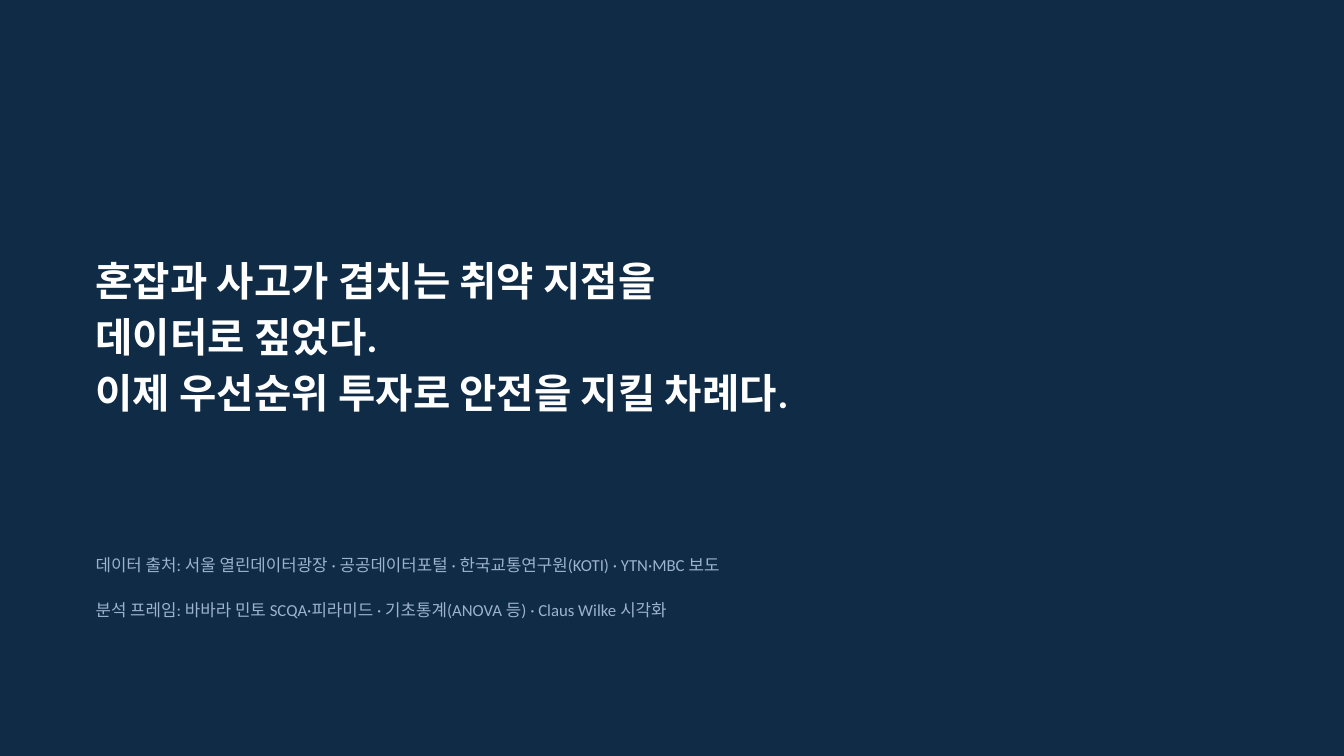
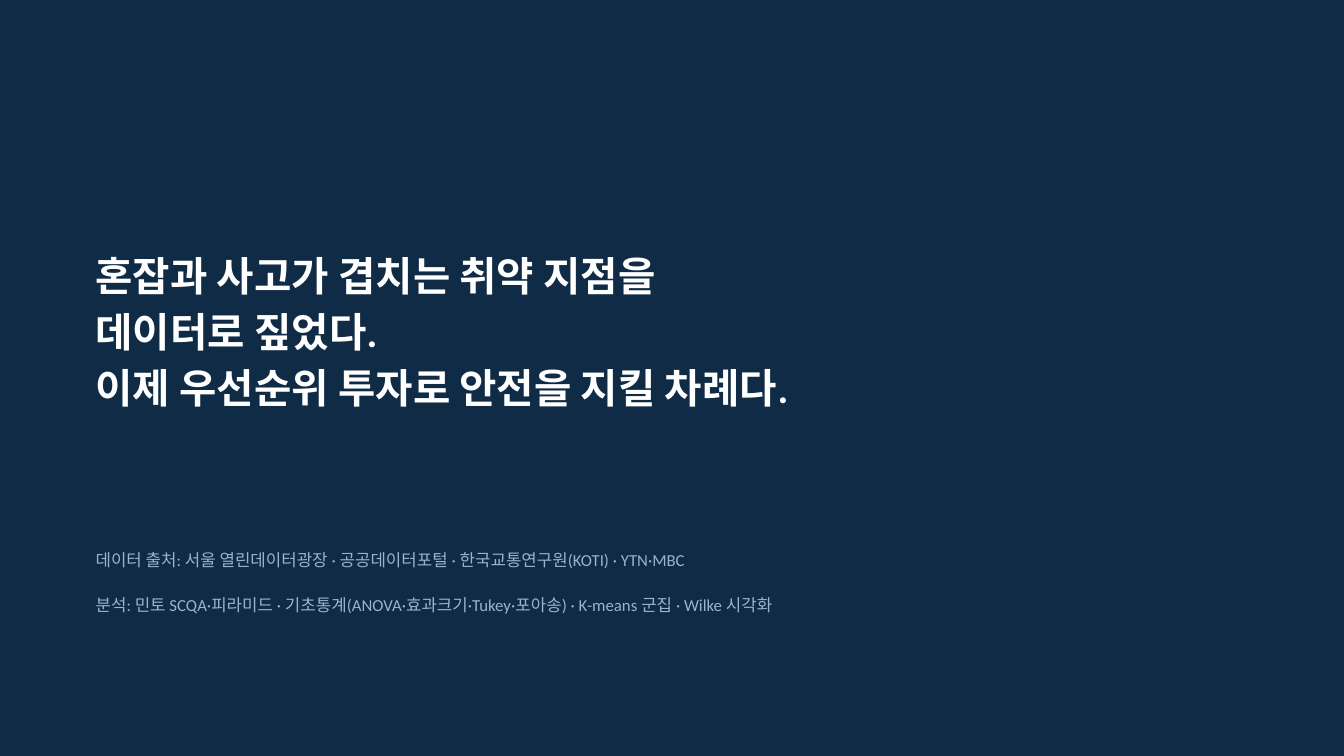
Before and after one commit to yuneunmi814-cmyk/data-analysis-mini-project, a slide deck: slide 16 of 발표장표_지하철혼잡.pptx (slide 15 before the commit). Drawn at 1344x756 pixels with LibreOffice and Linux fonts; fonts in the diff are those of the drawing. Boxes give left, top, right and bottom in pixels: in the first picture for what was removed or moved away, otherwise in the second. Text is boxed around its words. In the diff, an @@ line names an element or a change of style, - is before the commit and + after.

```diff
--- a/발표장표_지하철혼잡.pptx
+++ b/발표장표_지하철혼잡.pptx
@@ text "혼잡과 사고가 겹치는 취약 지점을": place and size @@
-text "혼잡과 사고가 겹치는 취약 지점을" at bbox=[96, 262, 789, 412]
+text "혼잡과 사고가 겹치는 취약 지점을" at bbox=[96, 257, 789, 407]
@@ text at bbox=[96, 552, 685, 568]: text changed @@
-데이터 출처: 서울 열린데이터광장 · 공공데이터포털 · 한국교통연구원(KOTI) · YTN·MBC 보도
+데이터 출처: 서울 열린데이터광장 · 공공데이터포털 · 한국교통연구원(KOTI) · YTN·MBC
@@ text at bbox=[96, 597, 772, 614]: text changed @@
-분석 프레임: 바바라 민토 SCQA·피라미드 · 기초통계(ANOVA 등) · Claus Wilke 시각화
+분석: 민토 SCQA·피라미드 · 기초통계(ANOVA·효과크기·Tukey·포아송) · K-means 군집 · Wilke 시각화
```
Also in this commit, not shown: 13 other slides changed, 2 slides added, 1 slide removed, 20 other files.
